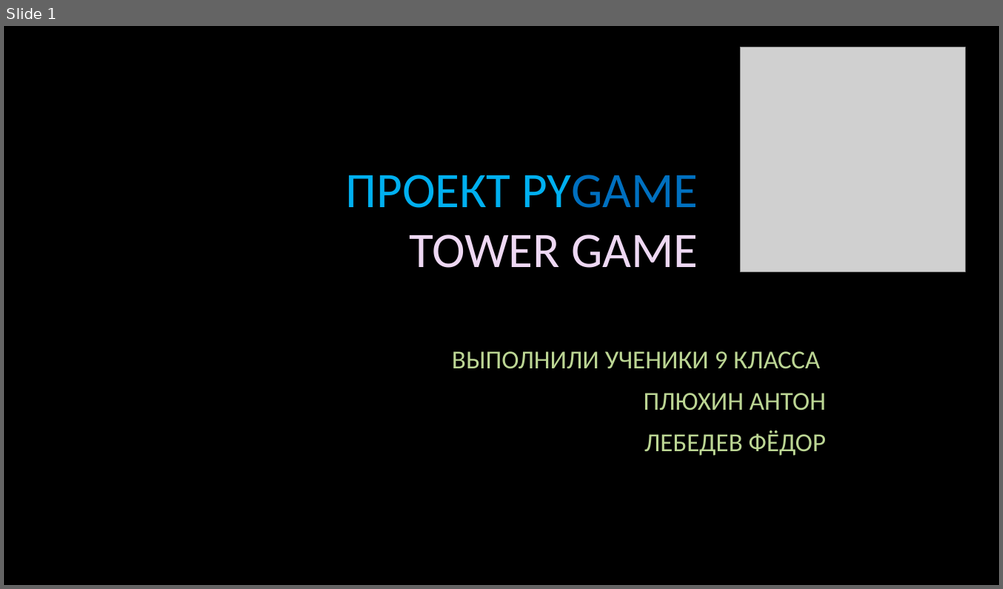
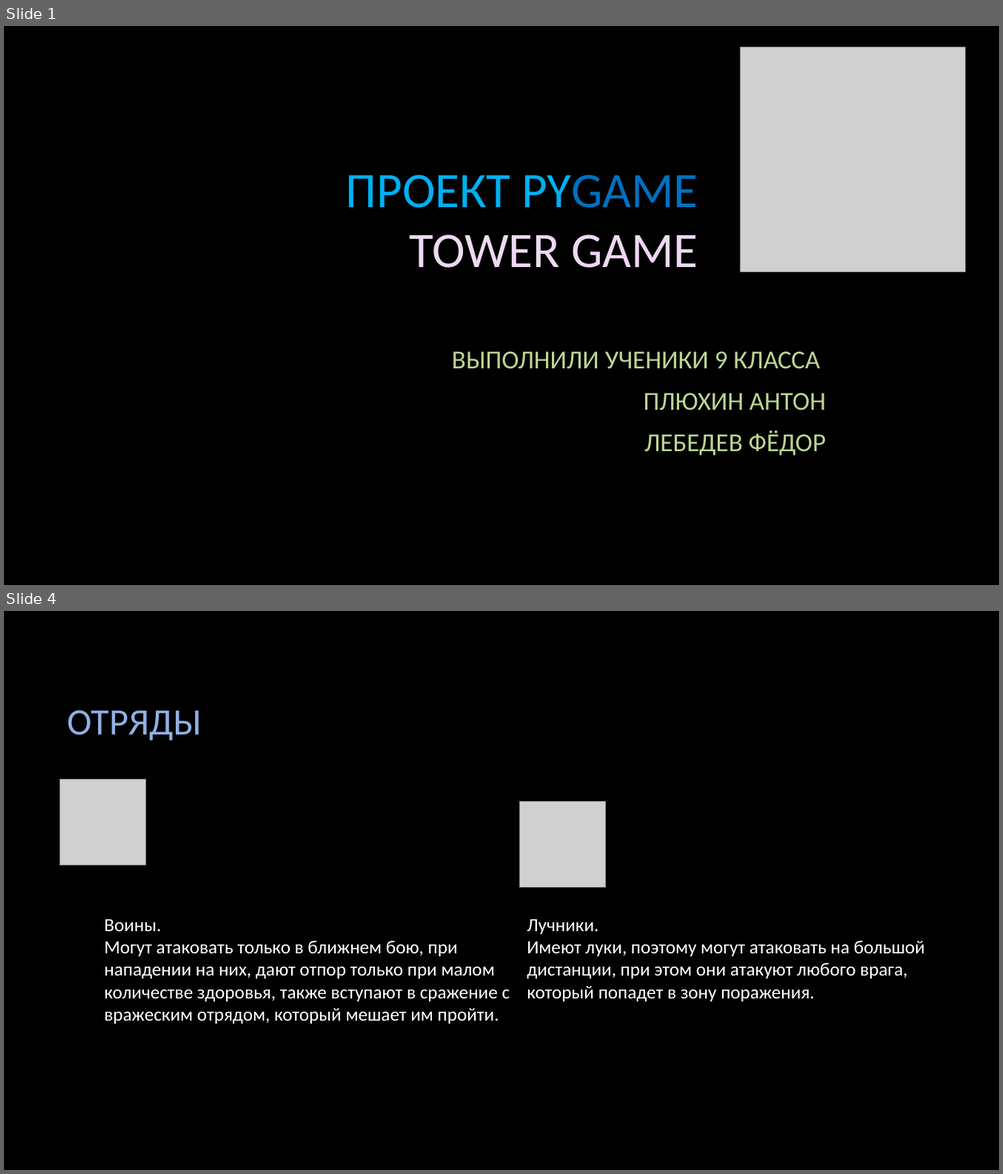
Before and after one commit to Anton-beep/TowerGame, a slide deck: info/PyGameTower.pptx. Shown one above the other, each under a label of ours: slide 1 before the commit, slides 1 and 4 after it; the slides between them are not shown. The pictures are 1003x589 and 1003x1174 pixels, drawn with LibreOffice and Linux fonts; fonts in the diff are those of the drawing; grey boxes stand for pictures; background and template pictures are left out. Boxes give left, top, right and bottom in pixels: in the first picture for what was removed or moved away, otherwise in the second. Text is boxed around its words. In the diff, an @@ line names an element or a change of style, - is before the commit and + after.

```diff
--- a/info/PyGameTower.pptx
+++ b/info/PyGameTower.pptx
@@ slide 4 added at (4,611,999,1170), background picture (left out) @@
@@ title added at (68,710,202,741), 36 pt, text #91B0E3 @@
+ОТРЯДЫ
@@ picture added at (60,780,146,866) @@
@@ picture added at (520,801,606,887) @@
@@ text added at (104,919,510,1024), 18 pt, text #FFFFFF @@
+Воины.
+Могут атаковать только в ближнем бою, при нападении на них, дают отпор только при малом количестве здоровья, также вступают в сражение с вражеским отрядом, который мешает им пройти.
@@ text added at (526,919,925,1002), 18 pt, text #FFFFFF @@
+Лучники.
+Имеют луки, поэтому могут атаковать на большой дистанции, при этом они атакуют любого врага, который попадет в зону поражения.
```
Also in this commit, not shown: 2 slides changed, 1 other slide added, 1 slide removed, 5 other files.
